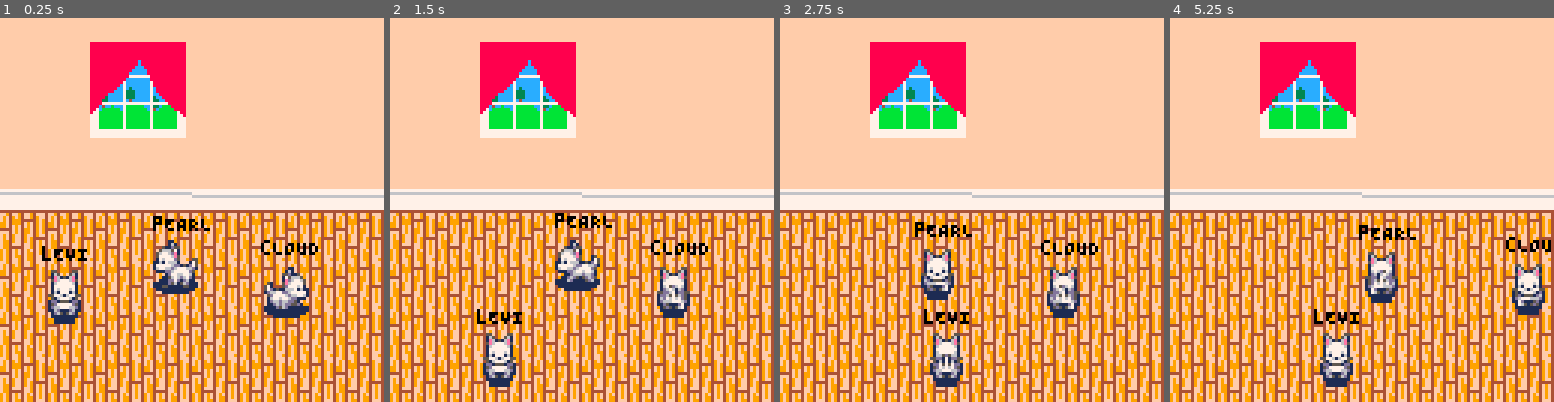
Above: before the commit, frames 1-4 (left to right).
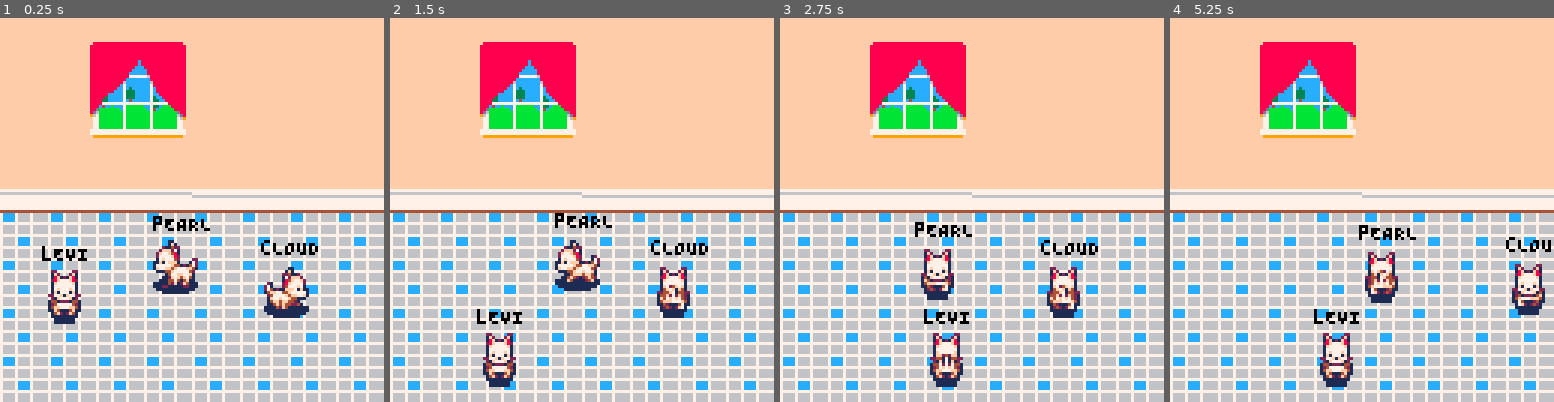
Above: after the commit, the same moments.

Repository: wefightforsam/wefightforsam
Game: PICO-8 cartridge Sonya/picokitties.p8
The game is run twice, just before and just after one commit, with the same random seed, the same clock (stepped at 60 frames per second) and the same inputs.
Inputs:
- Up to frame 1 (0.25 s): no input
- Up to frame 2 (1.5 s): no input
- Up to frame 3 (2.75 s): no input
- Up to frame 4 (5.25 s): no input

The runs differ from the first frame. In frame 1, 47% of the frame differs, in the area x 0-100%, y 6-100%; in frame 2, 47%; in frame 3, 47%; in frame 4, 47%.

Commit message:
graphics

Diff:
--- a/Sonya/picokitties.p8
+++ b/Sonya/picokitties.p8
@@ -46,10 +46,10 @@
  spr(12, 30, 8, 4, 4)
  local wall_bottom = 64
 
- -- floor
+ -- floor(8,71,10,40)
  for y = wall_bottom, 128, 16 do
   for x = 0, 128, 16 do
-   spr(10,x,y,2,2)
+   spr(8,x,y,2,2)
   end
  end
 
@@ -80,6 +80,13 @@
  -- draw cats
  for cat in all(cat_array) do
   palt(0,false)palt(12,true)
+
+  -- tan cat
+  pal(6,15)
+  pal(13,4)
+  pal(5,2)
+  pal(14,8)
+
   if (cat.class == "cat") spr(anim[cat.dir + 1][flr(cat.f) + 1], cat.x - 8, cat.y - 8, 2, 2, cat.dir == rt)
   pal()
  end
@@ -317,161 +324,161 @@
 0000000000000000000000000000000000000000000000000000000000000000000000000000000000000000000000000000000000000000000000000000000000000000000000000000000000000000000000000000000000000000000000000000000000000000000000000000000000000000000000000000000000000000
 0000000000000000000000000000000000000000000000000000000000000000000000000000000000000000000000000000000000000000000000000000000000000000000000000000000000000000000000000000000000000000000000000000000000000000000000000000000000000000000000000000000000000000
 0000000000000000000000000000000000000000000000000000000000000000000000000000000000000000000000000000000000000000000000000000000000000000000000000000000000000000000000000000000000000000000000000000000000000000000000000000000000000000000000000000000000000000
-0000000000000000000000000000000000000000000000000000000000000000000000000000000000000000000000000000000000000000000000000000000000000000000000000000000000000000000000000000000000000000000000000000000000000000000000000000000000000000000000000000000000000000
-0000000000000000000000000000000000000000000000000000000000000000000000000000000000000000000000000000000000000000000000000000000000000000000000000000000000000000000000000000000000000000000000000000000000000000000000000000000000000000000000000000000000000000
-0000000000000000000000000000000000000000000000000000000000000000000000000000000000000000000000000000000000000000000000000000000000000000000000000000000000000000000000000000000000000000000000000000000000000000000000000000000000000000000000000000000000000000
-0000000000000000000000000000000000000000000000000000000000000000000000000000000000000000000000000000000000000000000000000000000000000000000000000000000000000000000000000000000000000000000000000000000000000000000000000000000000000000000000000000000000000000
-0000000000000000000000000000000000000000000000000000000000000000000000000000000000000000000000000000000000000000000000000000000000000000000000000000000000000000000000000000000000000000000000000000000000000000000000000000000000000000000000000000000000000000
-0000000000000000000000000000000000000000000000000000000000000000000000000000000000000000000000000000000000000000000000000000000000000000000000000000000000000000000000000000000000000000000000000000000000000000000000000000000000000000000000000000000000000000
-0000000000000000000000000000000000000000000000000000000000000000000000000000000000000000000000000000000000000000000000000000000000000000000000000000000000000000000000000000000000000000000000000000000000000000000000000000000000000000000000000000000000000000
-0000000000000000000000000000000000000000000000000000000000000000000000000000000000000000000000000000000000000000000000000000000000000000000000000000000000000000000000000000000000000000000000000000000000000000000000000000000000000000000000000000000000000000
-0000000000000000000000000000000000000000000000000000000000000000000000000000000000000000000000000000000000000000000000000000000000000000000000000000000000000000000000000000000000000000000000000000000000000000000000000000000000000000000000000000000000000000
-0000000000000000000000000000000000000000000000000000000000000000000000000000000000000000000000000000000000000000000000000000000000000000000000000000000000000000000000000000000000000000000000000000000000000000000000000000000000000000000000000000000000000000
-0000000000000000000000000000000000000000000000000000000000000000000000000000000000000000000000000000000000000000000000000000000000000000000000000000000000000000000000000000000000000000000000000000000000000000000000000000000000000000000000000000000000000000
-0000000000000000000000000000000000000000000000000000000000000000000000000000000000000000000000000000000000000000000000000000000000000000000000000000000000000000000000000000000000000000000000000000000000000000000000000000000000000000000000000000000000000000
-0000000000000000000000000000000000000000000000000000000000000000000000000000000000000000000000000000000000000000000000000000000000000000000000000000000000000000000000000000000000000000000000000000000000000000000000000000000000000000000000000000000000000000
-0000000000000000000000000000000000000000000000000000000000000000000000000000000000000000000000000000000000000000000000000000000000000000000000000000000000000000000000000000000000000000000000000000000000000000000000000000000000000000000000000000000000000000
-0000000000000000000000000000000000000000000000000000000000000000000000000000000000000000000000000000000000000000000000000000000000000000000000000000000000000000000000000000000000000000000000000000000000000000000000000000000000000000000000000000000000000000
-0000000000000000000000000000000000000000000000000000000000000000000000000000000000000000000000000000000000000000000000000000000000000000000000000000000000000000000000000000000000000000000000000000000000000000000000000000000000000000000000000000000000000000
-0000000000000000000000000000000000000000000000000000000000000000000000000000000000000000000000000000000000000000000000000000000000000000000000000000000000000000000000000000000000000000000000000000000000000000000000000000000000000000000000000000000000000000
-0000000000000000000000000000000000000000000000000000000000000000000000000000000000000000000000000000000000000000000000000000000000000000000000000000000000000000000000000000000000000000000000000000000000000000000000000000000000000000000000000000000000000000
-0000000000000000000000000000000000000000000000000000000000000000000000000000000000000000000000000000000000000000000000000000000000000000000000000000000000000000000000000000000000000000000000000000000000000000000000000000000000000000000000000000000000000000
-0000000000000000000000000000000000000000000000000000000000000000000000000000000000000000000000000000000000000000000000000000000000000000000000000000000000000000000000000000000000000000000000000000000000000000000000000000000000000000000000000000000000000000
-0000000000000000000000000000000000000000000000000000000000000000000000000000000000000000000000000000000000000000000000000000000000000000000000000000000000000000000000000000000000000000000000000000000000000000000000000000000000000000000000000000000000000000
-0000000000000000000000000000000000000000000000000000000000000000000000000000000000000000000000000000000000000000000000000000000000000000000000000000000000000000000000000000000000000000000000000000000000000000000000000000000000000000000000000000000000000000
-0000000000000000000000000000000000000000000000000000000000000000000000000000000000000000000000000000000000000000000000000000000000000000000000000000000000000000000000000000000000000000000000000000000000000000000000000000000000000000000000000000000000000000
-0000000000000000000000000000000000000000000000000000000000000000000000000000000000000000000000000000000000000000000000000000000000000000000000000000000000000000000000000000000000000000000000000000000000000000000000000000000000000000000000000000000000000000
-0000000000000000000000000000000000000000000000000000000000000000000000000000000000000000000000000000000000000000000000000000000000000000000000000000000000000000000000000000000000000000000000000000000000000000000000000000000000000000000000000000000000000000
-0000000000000000000000000000000000000000000000000000000000000000000000000000000000000000000000000000000000000000000000000000000000000000000000000000000000000000000000000000000000000000000000000000000000000000000000000000000000000000000000000000000000000000
-0000000000000000000000000000000000000000000000000000000000000000000000000000000000000000000000000000000000000000000000000000000000000000000000000000000000000000000000000000000000000000000000000000000000000000000000000000000000000000000000000000000000000000
-0000000000000000000000000000000000000000000000000000000000000000000000000000000000000000000000000000000000000000000000000000000000000000000000000000000000000000000000000000000000000000000000000000000000000000000000000000000000000000000000000000000000000000
-…(130 lines of a section not shown)…
+000000494a000000000000000000000000000000000000000000000000000000000000000000000000000000000000000000000000000000000000000000000000000000000000000000000000000000000000000000000000000000000000000000000000000000000000000000000000000000000000000000000000000000
+0000000000000000000000000000000000000000000000000000000000000000000000000000000000000000000000000000000000000000000000000000000000000000000000000000000000000000000000000000000000000000000000000000000000000000000000000000000000000000000000000000000000000000
+0000000000000000000000000000000000000000000000000000000000000000000000000000000000000000000000000000000000000000000000000000000000000000000000000000000000000000000000000000000000000000000000000000000000000000000000000000000000000000000000000000000000000000
+0000000000000000000000000000000000000000000000000000000000000000000000000000000000000000000000000000000000000000000000000000000000000000000000000000000000000000000000000000000000000000000000000000000000000000000000000000000000000000000000000000000000000000
+0000000000000000000000000000000000000000000000000000000000000000000000000000000000000000000000000000000000000000000000000000000000000000000000000000000000000000000000000000000000000000000000000000000000000000000000000000000000000000000000000000000000000000
+0000000000000000000000000000000000000000000000000000000000000000000000000000000000000000000000000000000000000000000000000000000000000000000000000000000000000000000000000000000000000000000000000000000000000000000000000000000000000000000000000000000000000000
+0000000000000000000000000000000000000000000000000000000000000000000000000000000000000000000000000000000000000000000000000000000000000000000000000000000000000000000000000000000000000000000000000000000000000000000000000000000000000000000000000000000000000000
+0000000000000000000000000000000000000000000000000000000000000000000000000000000000000000000000000000000000000000000000000000000000000000000000000000000000000000000000000000000000000000000000000000000000000000000000000000000000000000000000000000000000000000
+0000000000000000000000000000000000000000000000000000000000000000000000000000000000000000000000000000000000000000000000000000000000000000000000000000000000000000000000000000000000000000000000000000000000000000000000000000000000000000000000000000000000000000
+0000000000000000000000000000000000000000000000000000000000000000000000000000000000000000000000000000000000000000000000000000000000000000000000000000000000000000000000000000000000000000000000000000000000000000000000000000000000000000000000000000000000000000
+0000000000000000000000000000000000000000000000000000000000000000000000000000000000000000000000000000000000000000000000000000000000000000000000000000000000000000000000000000000000000000000000000000000000000000000000000000000000000000000000000000000000000000
+0000000000000000000000000000000000000000000000000000000000000000000000000000000000000000000000000000000000000000000000000000000000000000000000000000000000000000000000000000000000000000000000000000000000000000000000000000000000000000000000000000000000000000
+0000000000000000000000000000000000000000000000000000000000000000000000000000000000000000000000000000000000000000000000000000000000000000000000000000000000000000000000000000000000000000000000000000000000000000000000000000000000000000000000000000000000000000
+0000000000000000000000000000000000000000000000000000000000000000000000000000000000000000000000000000000000000000000000000000000000000000000000000000000000000000000000000000000000000000000000000000000000000000000000000000000000000000000000000000000000000000
+0000000000000000000000000000000000000000000000000000000000000000000000000000000000000000000000000000000000000000000000000000000000000000000000000000000000000000000000000000000000000000000000000000000000000000000000000000000000000000000000000000000000000000
+0000000000000000000000000000000000000000000000000000000000000000000000000000000000000000000000000000000000000000000000000000000000000000000000000000000000000000000000000000000000000000000000000000000000000000000000000000000000000000000000000000000000000000
+0000000000000000000000000000000000000000000000000000000000000000000000000000000000000000000000000000000000000000000000000000000000000000000000000000000000000000000000000000000000000000000000000000000000000000000000000000000000000000000000000000000000000000
+0000000000000000000000000000000000000000000000000000000000000000000000000000000000000000000000000000000000000000000000000000000000000000000000000000000000000000000000000000000000000000000000000000000000000000000000000000000000000000000000000000000000000000
+0000000000000000000000000000000000000000000000000000000000000000000000000000000000000000000000000000000000000000000000000000000000000000000000000000000000000000000000000000000000000000000000000000000000000000000000000000000000000000000000000000000000000000
+0000000000000000000000000000000000000000000000000000000000000000000000000000000000000000000000000000000000000000000000000000000000000000000000000000000000000000000000000000000000000000000000000000000000000000000000000000000000000000000000000000000000000000
+0000000000000000000000000000000000000000000000000000000000000000000000000000000000000000000000000000000000000000000000000000000000000000000000000000000000000000000000000000000000000000000000000000000000000000000000000000000000000000000000000000000000000000
+0000000000000000000000000000000000000000000000000000000000000000000000000000000000000000000000000000000000000000000000000000000000000000000000000000000000000000000000000000000000000000000000000000000000000000000000000000000000000000000000000000000000000000
+0000000000000000000000000000000000000000000000000000000000000000000000000000000000000000000000000000000000000000000000000000000000000000000000000000000000000000000000000000000000000000000000000000000000000000000000000000000000000000000000000000000000000000
+0000000000000000000000000000000000000000000000000000000000000000000000000000000000000000000000000000000000000000000000000000000000000000000000000000000000000000000000000000000000000000000000000000000000000000000000000000000000000000000000000000000000000000
+0000000000000000000000000000000000000000000000000000000000000000000000000000000000000000000000000000000000000000000000000000000000000000000000000000000000000000000000000000000000000000000000000000000000000000000000000000000000000000000000000000000000000000
+0000000000000000000000000000000000000000000000000000000000000000000000000000000000000000000000000000000000000000000000000000000000000000000000000000000000000000000000000000000000000000000000000000000000000000000000000000000000000000000000000000000000000000
+0000000000000000000000000000000000000000000000000000000000000000000000000000000000000000000000000000000000000000000000000000000000000000000000000000000000000000000000000000000000000000000000000000000000000000000000000000000000000000000000000000000000000000
+0000000000000000000000000000000000000000000000000000000000000000000000000000000000000000000000000000000000000000000000000000000000000000000000000000000000000000000000000000000000000000000000000000000000000000000000000000000000000000000000000000000000000000
+…(130 lines of a section not shown)…
Not shown, changed: 128 lines of the sprite sheet (__gfx__) section of Sonya/picokitties.p8
